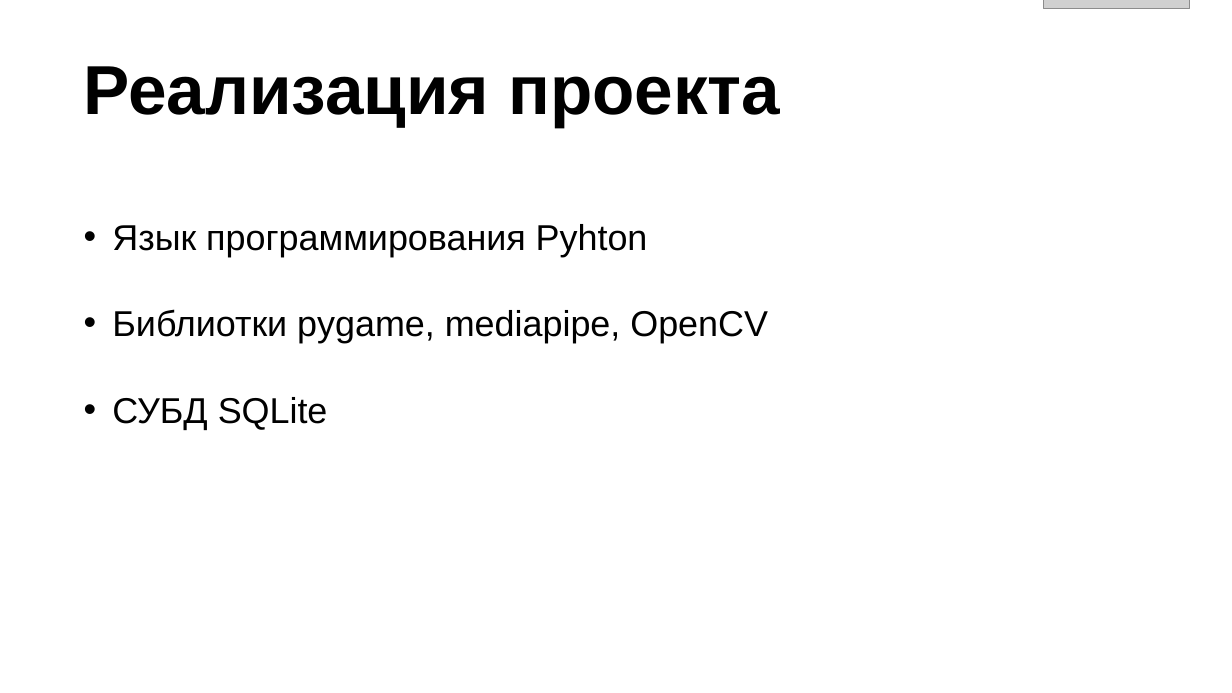
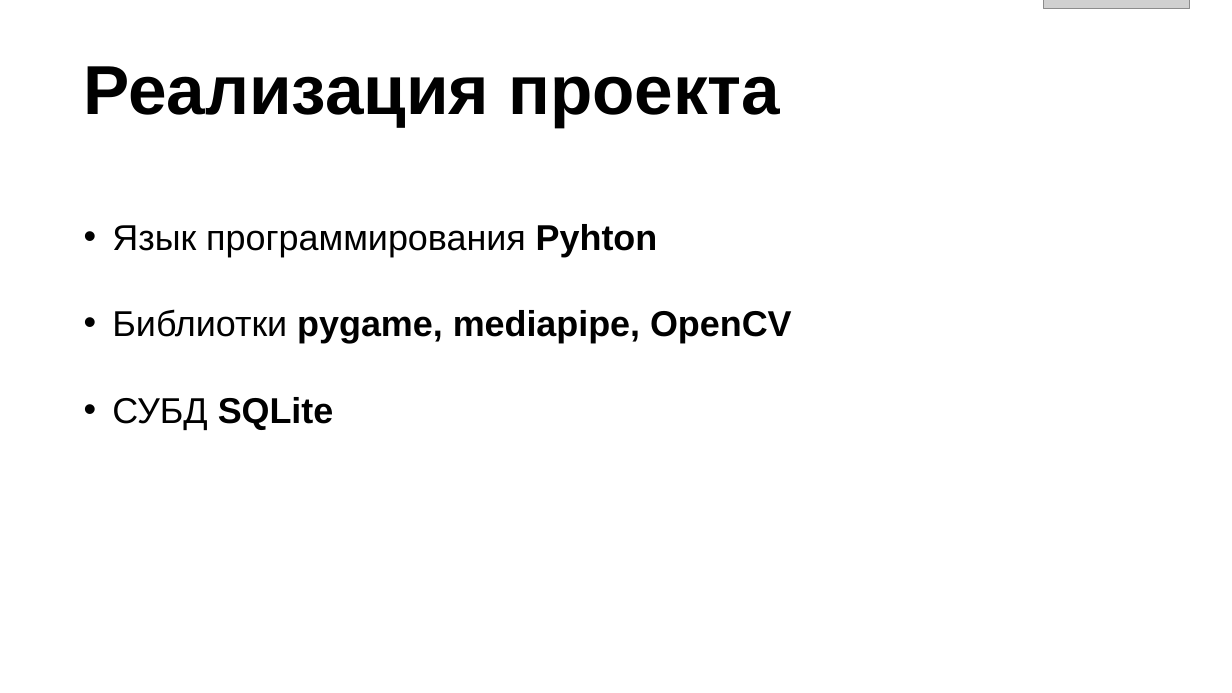
Before and after one commit to alexeyumatov/pygame_project, a slide deck: slide 3 of DarkLight.pptx. Drawn at 1232x693 pixels with LibreOffice and Linux fonts; fonts in the diff are those of the drawing; grey boxes stand for pictures. Boxes give left, top, right and bottom in pixels: in the first picture for what was removed or moved away, otherwise in the second. Text is boxed around its words. In the diff, an @@ line names an element or a change of style, - is before the commit and + after.

Commit message:
pptx update

```diff
--- a/DarkLight.pptx
+++ b/DarkLight.pptx
@@ text "Язык программирования Pyhton" at <box>112,224,792,430</box>: bold on in "Pyhton", "pygame, mediapipe, OpenCV", "SQLite" @@
```
